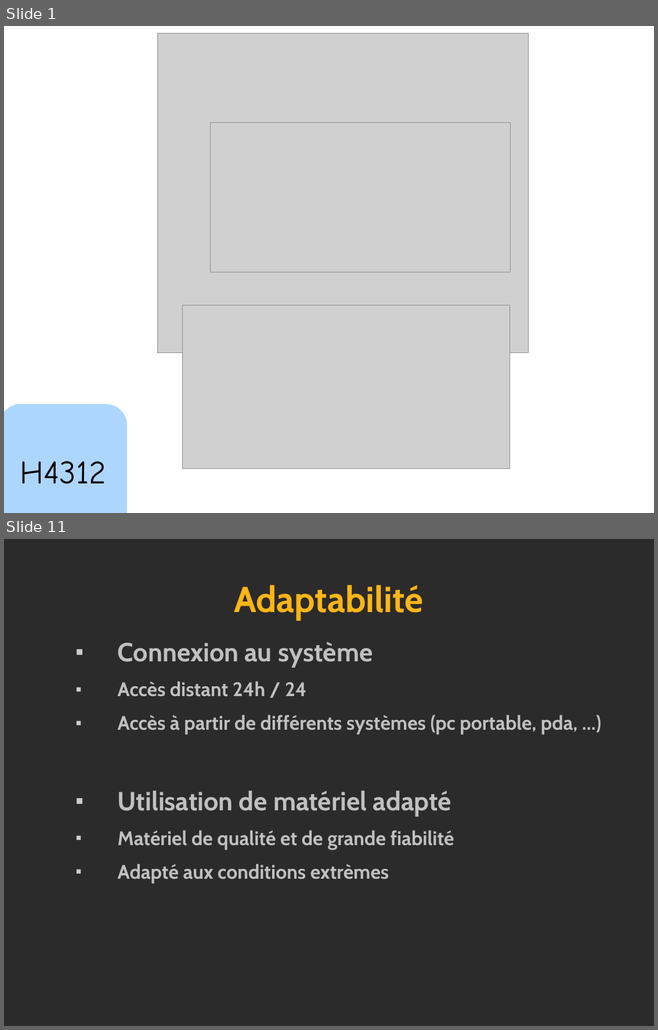
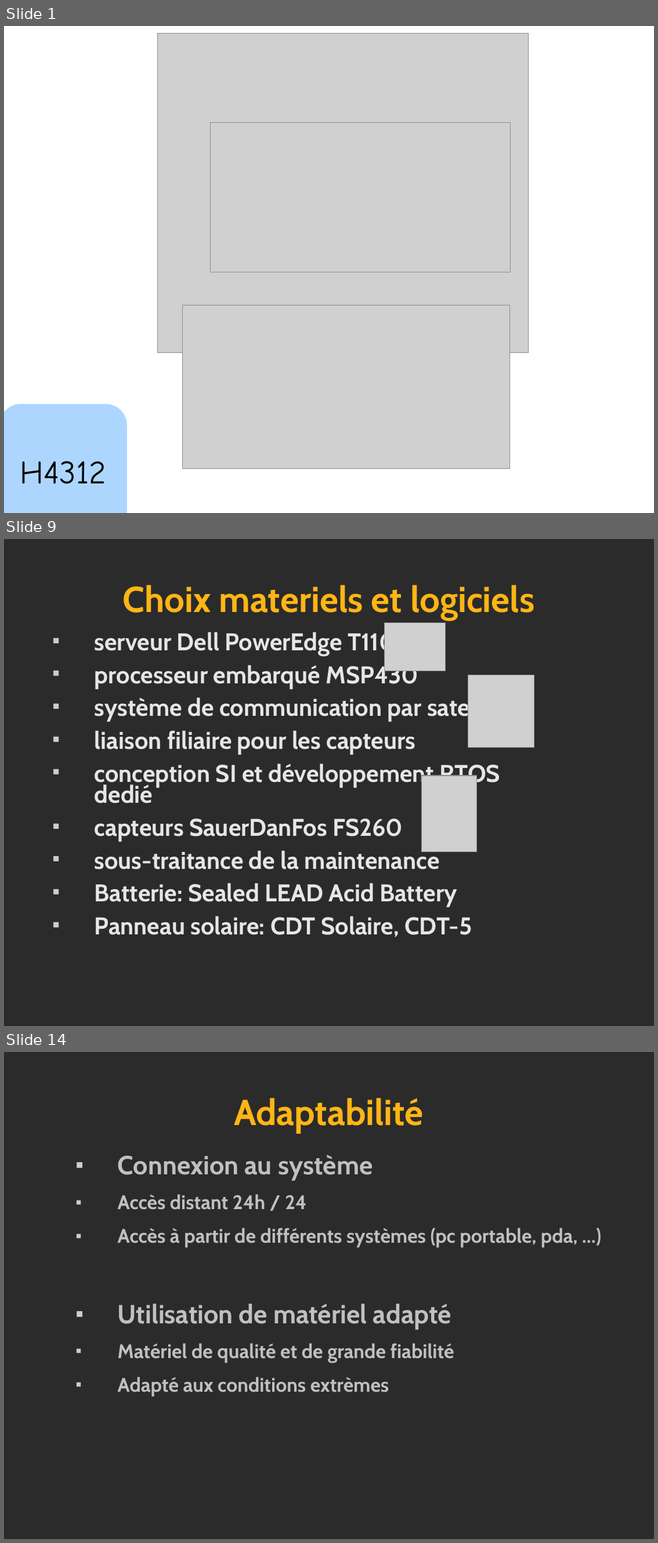
Before and after one commit to leandromattioli/projetIngenierie, a slide deck: Perso_CdP/RevueFinale/RevueFinale.odp. Shown one above the other, each under a label of ours: slides 1 and 11 before the commit, slides 1, 9 and 14 after it; the slides between them are not shown. The pictures are 658x1030 and 658x1543 pixels, drawn with LibreOffice and Linux fonts; fonts in the diff are those of the drawing; grey boxes stand for pictures; background and template pictures are left out; a plain dark background stands for a picture behind light text. Boxes give left, top, right and bottom in pixels: in the first picture for what was removed or moved away, otherwise in the second. Text is boxed around its words. In the diff, an @@ line names an element or a change of style, - is before the commit and + after.

```diff
--- a/Perso_CdP/RevueFinale/RevueFinale.odp
+++ b/Perso_CdP/RevueFinale/RevueFinale.odp
@@ slide 9 added at (4,539,654,1026), background picture (left out) @@
@@ title added at (122,585,534,620), 44 pt, text #FFB515, bold @@
+Choix materiels et logiciels
@@ picture added at (385,623,445,671) @@
@@ text added at (94,630,509,937), 29.6 pt, text #E6E6E6, bold @@
+■ serveur Dell PowerEdge T110
+■ processeur embarqué MSP430
+■ système de communication par satellite
+■ liaison filiaire pour les capteurs
+■ conception SI et développement RTOS dedié
+■ capteurs SauerDanFos FS260
+■ sous-traitance de la maintenance
+■ Batterie: Sealed LEAD Acid Battery
+■ Panneau solaire: CDT Solaire, CDT-5
@@ picture added at (468,675,534,748) @@
@@ picture added at (422,776,477,853) @@
@@ what was slide 11 is now slide 14 @@
```
Also in this commit, not shown: 10 slides changed, 3 other slides added, 1 slide removed, 20 other files.
